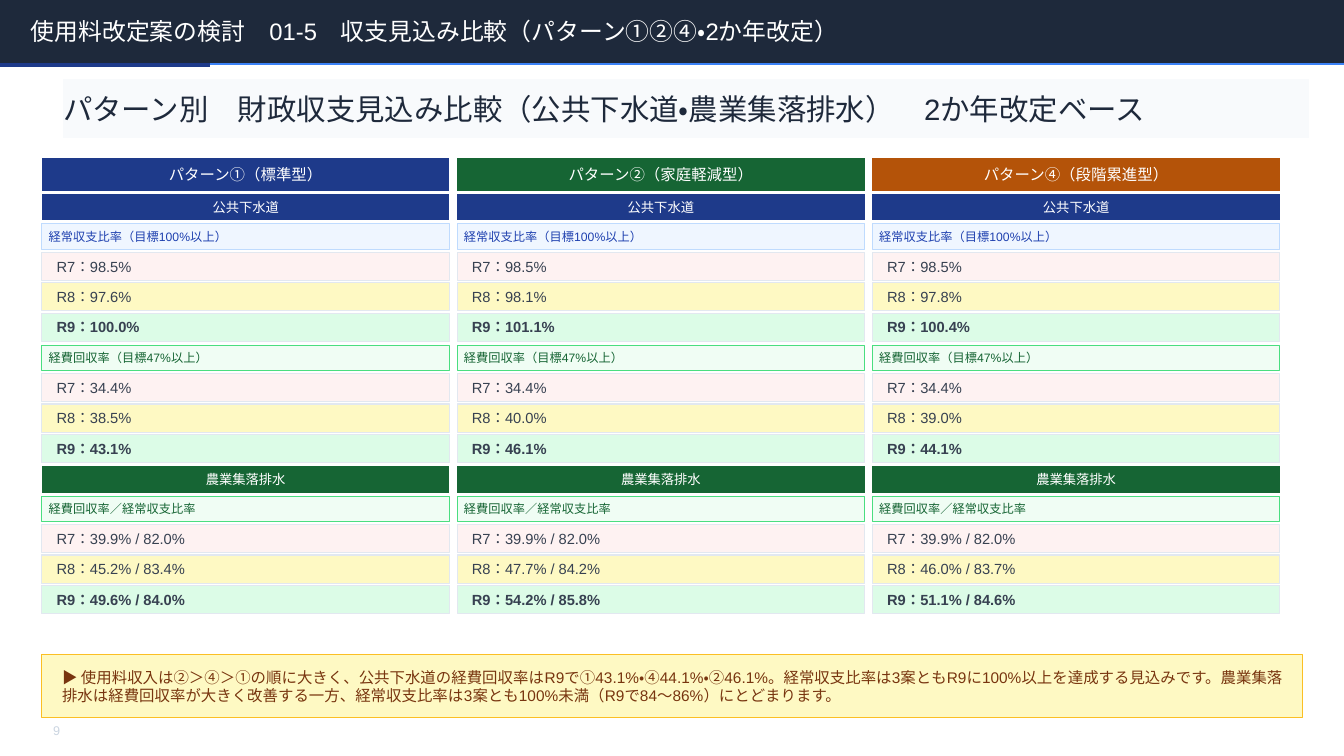
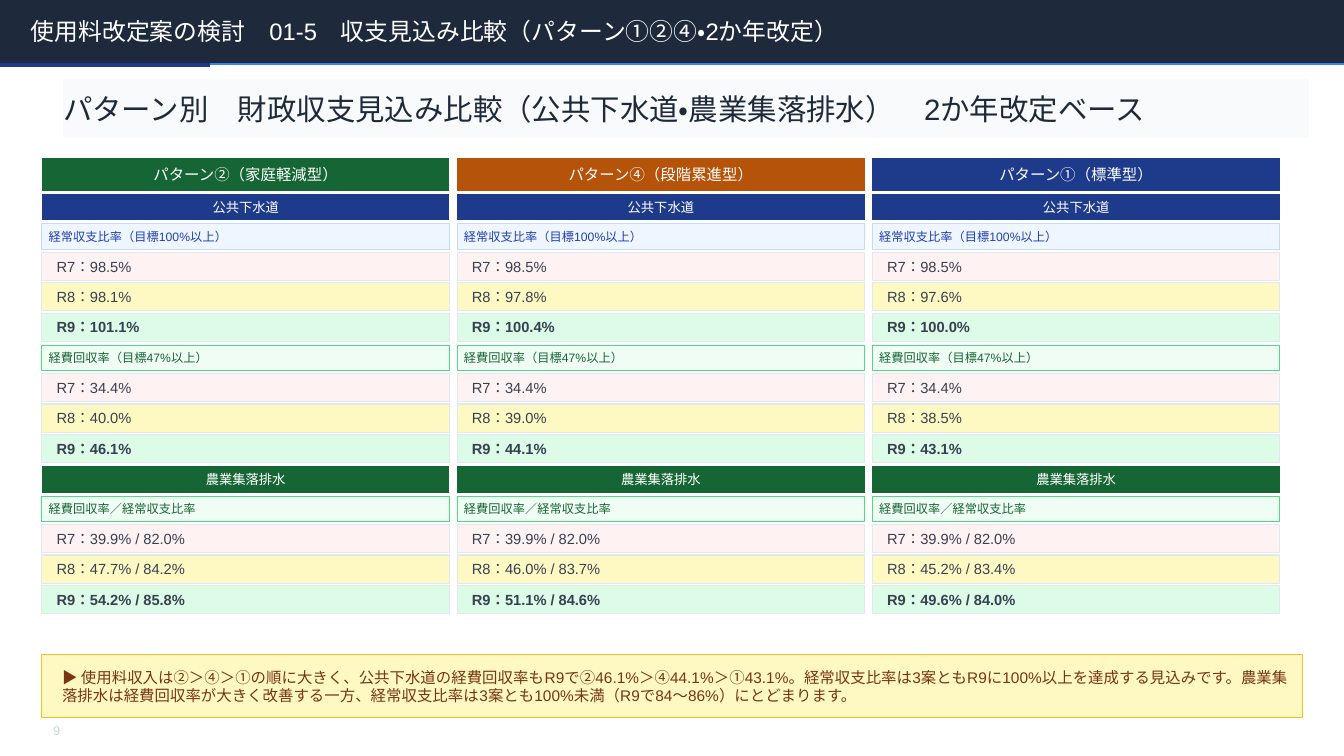
Before and after one commit to ryowakayama-gif/repository, a slide deck: slide 9 of rokko_sewage_council/output/六戸町_第2回審議会資料.pptx. Drawn at 1344x756 pixels with LibreOffice and Linux fonts; fonts in the diff are those of the drawing. Boxes give left, top, right and bottom in pixels: in the first picture for what was removed or moved away, otherwise in the second. Text is boxed around its words. In the diff, an @@ line names an element or a change of style, - is before the commit and + after.

```diff
--- a/rokko_sewage_council/output/六戸町_第2回審議会資料.pptx
+++ b/rokko_sewage_council/output/六戸町_第2回審議会資料.pptx
@@ freeform shape "パターン②（家庭軽減型）" at bbox=[42, 157, 450, 191]: fill #1E3A8A to #166534 @@
@@ text in freeform shape at bbox=[153, 167, 337, 182]: text changed @@
-パターン①（標準型）
+パターン②（家庭軽減型）
@@ freeform shape "パターン④（段階累進型）" at bbox=[458, 157, 865, 191]: fill #166534 to #B45309 @@
@@ text in freeform shape at bbox=[569, 167, 753, 182]: text changed @@
-パターン②（家庭軽減型）
+パターン④（段階累進型）
@@ freeform shape "パターン①（標準型）" at bbox=[872, 157, 1279, 191]: fill #B45309 to #1E3A8A @@
@@ text in freeform shape at bbox=[999, 167, 1153, 182]: text changed @@
-パターン④（段階累進型）
+パターン①（標準型）
@@ text in freeform shape at bbox=[57, 292, 132, 302]: text changed @@
-R8：97.6%
+R8：98.1%
@@ text in freeform shape at bbox=[472, 291, 547, 302]: text changed @@
-R8：98.1%
+R8：97.8%
@@ text in freeform shape at bbox=[57, 321, 140, 332]: text changed @@
-R9：100.0%
+R9：101.1%
@@ text in freeform shape at bbox=[472, 321, 555, 332]: text changed @@
-R9：101.1%
+R9：100.4%
@@ text in freeform shape at bbox=[887, 321, 970, 332]: text changed @@
-R9：100.4%
+R9：100.0%
@@ text in freeform shape at bbox=[57, 412, 132, 423]: text changed @@
-R8：38.5%
+R8：40.0%
@@ text in freeform shape at bbox=[472, 412, 547, 423]: text changed @@
-R8：40.0%
+R8：39.0%
@@ text in freeform shape at bbox=[887, 412, 962, 423]: text changed @@
-R8：39.0%
+R8：38.5%
@@ text in freeform shape at bbox=[57, 443, 132, 454]: text changed @@
-R9：43.1%
+R9：46.1%
@@ text in freeform shape at bbox=[472, 443, 547, 454]: text changed @@
-R9：46.1%
+R9：44.1%
@@ text in freeform shape at bbox=[887, 443, 962, 454]: text changed @@
-R9：44.1%
+R9：43.1%
@@ text in freeform shape at bbox=[57, 563, 184, 574]: text changed @@
-R8：45.2% / 83.4%
+R8：47.7% / 84.2%
@@ text in freeform shape at bbox=[472, 563, 600, 574]: text changed @@
-R8：47.7% / 84.2%
+R8：46.0% / 83.7%
@@ text in freeform shape at bbox=[887, 563, 1015, 574]: text changed @@
-R8：46.0% / 83.7%
+R8：45.2% / 83.4%
@@ text in freeform shape at bbox=[57, 594, 184, 605]: text changed @@
-R9：49.6% / 84.0%
+R9：54.2% / 85.8%
@@ text in freeform shape at bbox=[472, 594, 600, 605]: text changed @@
-R9：54.2% / 85.8%
+R9：51.1% / 84.6%
@@ text in freeform shape at bbox=[887, 594, 1015, 605]: text changed @@
-R9：51.1% / 84.6%
+R9：49.6% / 84.0%
@@ text in freeform shape at bbox=[62, 670, 1287, 703]: text changed @@
-▶ 使用料収入は②＞④＞①の順に大きく、公共下水道の経費回収率はR9で①43.1%・④44.1%・②46.1%。経常収支比率は3案ともR9に100%以上を達成する見込みです。農業集落排水は経費回収率が大きく改善する一方、経常収支比率は3案とも100%未満（R9で84〜86%）にとどまります。
+▶ 使用料収入は②＞④＞①の順に大きく、公共下水道の経費回収率もR9で②46.1%＞④44.1%＞①43.1%。経常収支比率は3案ともR9に100%以上を達成する見込みです。農業集落排水は経費回収率が大きく改善する一方、経常収支比率は3案とも100%未満（R9で84〜86%）にとどまります。
```
Also in this commit, not shown: 19 other slides changed, 4 slides added, 3 other files.
